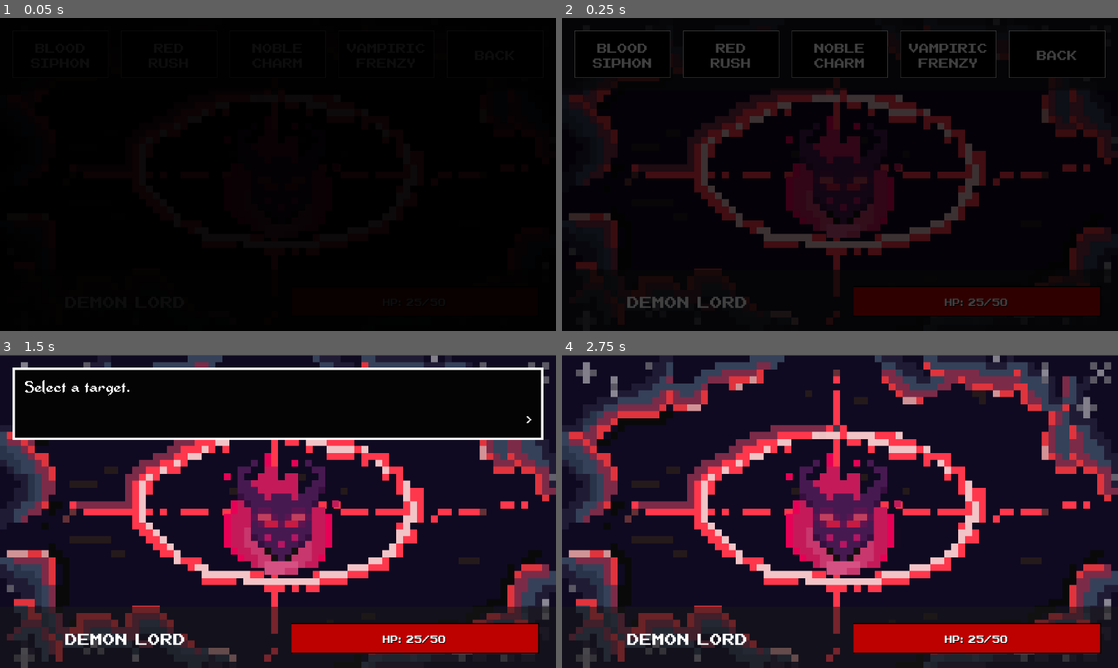
Above: before the commit, frames 1-4 (two rows, left to right).
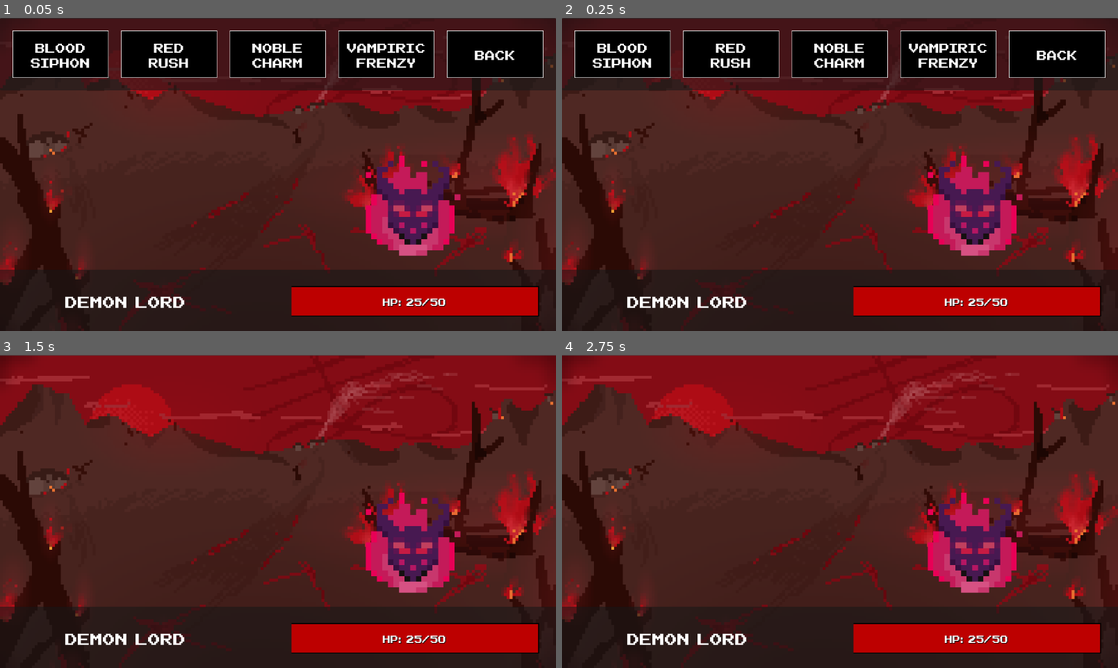
Above: after the commit, the same moments.

Repository: GeMini-220/Diabolic-Lord
Game: Godot game, scene res://MainScenes/battle.tscn
Two runs of this game, one before a commit and one after it. Both use one fixed random seed, a clock stepped at 60 frames per second and the inputs below. This scene is started directly instead of the project's main scene.
Inputs (mouse positions are in pixels of both pictures, inside the frame that each line leads up to):
- Up to frame 1 (0.05 s): no input
- Up to frame 2 (0.25 s): no input
- Up to frame 3 (1.5 s): click "Blood Siphon" at 0.5 s; click (166, 392) at 1.25 s, where only the run before the commit has a clickable "Red Rush"
- Up to frame 4 (2.75 s): tap Enter (ui_accept) at 2, 2.27 s; move the mouse to (962, 495) at 2.02 s; click (962, 495) at 2.17 s

The runs differ from the first frame. In frame 1, 89% of the frame differs, in the area x 0-100%, y 0-100%; in frame 2, 82%; in frame 3, 84%; in frame 4, 84%.
Error before the commit: Invalid assignment of property or key 'value' with value of type 'Nil' on a base object of type 'ProgressBar'. (res://src/battle.gd:113)
Error after the commit: Invalid assignment of property or key 'value' with value of type 'Nil' on a base object of type 'ProgressBar'. (res://src/battle.gd:136)

Commit message:
minor changes
work in progress

Diff:
--- /dev/null
+++ b/MainScenes/EnemySpawn.gd
@@ -0,0 +1,11 @@
+extends VBoxContainer
+
+
+# Called when the node enters the scene tree for the first time.
+func _ready():
+	pass # Replace with function body.
+
+
+# Called every frame. 'delta' is the elapsed time since the previous frame.
+func _process(delta):
+	pass
--- a/MainScenes/battle.tscn
+++ b/MainScenes/battle.tscn
@@ -1,7 +1,7 @@
 [gd_scene load_steps=88 format=3 uid="uid://cmm365jef52ho"]
 
 [ext_resource type="Script" path="res://src/battle.gd" id="1_xbk6v"]
-[ext_resource type="Texture2D" uid="uid://bajpej7cwruxm" path="res://Image/BG-A2.png" id="2_i5jaq"]
+[ext_resource type="Texture2D" uid="uid://bti8snfww6gou" path="res://Image/Battle-V1.png" id="2_okyx3"]
 [ext_resource type="PackedScene" uid="uid://dv2ejdyrw8bpk" path="res://MainScenes/enemy.tscn" id="3_bsfho"]
 [ext_resource type="Resource" uid="uid://ijiac1r710yp" path="res://src/Fighter.tres" id="4_ky74l"]
 [ext_resource type="Resource" uid="uid://djig52rnheww4" path="res://src/Cleric.tres" id="5_avpfh"]
@@ -339,7 +339,7 @@
 "times": PackedFloat32Array(0),
 "transitions": PackedFloat32Array(1),
 "update": 0,
-"values": [Vector2(576, 343)]
+"values": [Vector2(850, 400)]
 }
 
 [sub_resource type="Animation" id="Animation_sd0so"]
@@ -352,10 +352,10 @@
 tracks/0/interp = 2
 tracks/0/loop_wrap = true
 tracks/0/keys = {
-"times": PackedFloat32Array(0, 0.3, 0.7, 2),
-"transitions": PackedFloat32Array(1, 1, 1, 1),
+"times": PackedFloat32Array(0, 2),
+"transitions": PackedFloat32Array(1, 1),
 "update": 0,
-"values": [Vector2(576, 343), Vector2(576, 250), Vector2(576, 343), Vector2(576, -100)]
+"values": [Vector2(850, 400), Vector2(850, 2.08165e-12)]
 }
 
 [sub_resource type="Animation" id="Animation_ipk00"]
@@ -370,7 +370,7 @@
 "times": PackedFloat32Array(0, 1),
 "transitions": PackedFloat32Array(1, 1),
 "update": 0,
-"values": [Vector2(576, -100), Vector2(576, 343)]
+"values": [Vector2(850, 2.08165e-12), Vector2(850, 400)]
 }
 
 [sub_resource type="AnimationLibrary" id="AnimationLibrary_4cudh"]
@@ -621,36 +621,45 @@
 offset_top = 1.0
 offset_right = 1152.0
 offset_bottom = 649.0
-texture = ExtResource("2_i5jaq")
+texture = ExtResource("2_okyx3")
+
+[node name="EnemyContainer" type="HBoxContainer" parent="."]
+top_level = true
+layout_mode = 0
+offset_left = 33.0
+offset_top = 178.0
+offset_right = 718.0
+offset_bottom = 403.0
+alignment = 1
 
 [node name="Enemies" type="Node" parent="."]
 
+[node name="Striker" type="Node" parent="Enemies"]
+
+[node name="Rogue" parent="Enemies/Striker" instance=ExtResource("3_bsfho")]
+position = Vector2(2.08165e-12, 2.08165e-12)
+
+[node name="Mage" parent="Enemies/Striker" instance=ExtResource("3_bsfho")]
+position = Vector2(2.08165e-12, 2.08165e-12)
+enemy = ExtResource("7_luad1")
+
+[node name="Supporter" type="Node" parent="Enemies"]
+
+[node name="Cleric" parent="Enemies/Supporter" instance=ExtResource("3_bsfho")]
+position = Vector2(2.08165e-12, 2.08165e-12)
+enemy = ExtResource("5_avpfh")
+
 [node name="Defender" type="Node" parent="Enemies"]
 
 [node name="Fighter" parent="Enemies/Defender" instance=ExtResource("3_bsfho")]
-position = Vector2(168, 246)
+position = Vector2(2.08165e-12, 2.08165e-12)
 enemy = ExtResource("4_ky74l")
 
-[node name="Striker" type="Node" parent="Enemies"]
-
-[node name="Rogue" parent="Enemies/Striker" instance=ExtResource("3_bsfho")]
-position = Vector2(1000, 246)
-
-[node name="Mage" parent="Enemies/Striker" instance=ExtResource("3_bsfho")]
-position = Vector2(1000, 429)
-enemy = ExtResource("7_luad1")
-
-[node name="Supporter" type="Node" parent="Enemies"]
-
-[node name="Cleric" parent="Enemies/Supporter" instance=ExtResource("3_bsfho")]
-position = Vector2(168, 429)
-enemy = ExtResource("5_avpfh")
-
 [node name="CurrentEnemies" type="Node" parent="."]
 
 [node name="DemonLord" type="AnimatedSprite2D" parent="."]
-position = Vector2(576, 343)
-scale = Vector2(14, 14)
+position = Vector2(850, 400)
+scale = Vector2(11.5334, 11.5334)
 sprite_frames = SubResource("SpriteFrames_o3t5s")
 animation = &"idle"
 
@@ -1210,6 +1219,7 @@
 volume_db = 10.0
 
 [node name="ScreenFade" type="ColorRect" parent="."]
+visible = false
 modulate = Color(0, 0, 0, 1)
 layout_mode = 1
 anchors_preset = 15
--- a/project.godot
+++ b/project.godot
@@ -12,7 +12,7 @@
 
 config/name="OneBossLeft"
 run/main_scene="res://MainScenes/start_menu.tscn"
-config/features=PackedStringArray("4.2", "Forward Plus")
+config/features=PackedStringArray("4.1", "Forward Plus")
 config/icon="res://icon.svg"
 
 [autoload]
--- a/src/battle.gd
+++ b/src/battle.gd
@@ -31,6 +31,26 @@
 @onready var screen_fade_anim = $ScreenFade/ScreenFadeAnimPlayer
 @export var characters = {}
 @onready var fly_away = $DemonLord/FlyAway
+@onready var enemy_container = $EnemyContainer
+
+func fill_enemy_container():
+	var screen_resolution = get_tree().root.content_scale_size # Example: (1152, 648)
+	var num_current_enemies = len(enemies)
+	var max_enemies_per_row = 4
+
+	# Calculate the horizontal and vertical spacing based on the desired number of rows and columns
+	var horizontal_spacing = screen_resolution.x / (max_enemies_per_row + 1)
+	var vertical_spacing = screen_resolution.y / 3  # Dividing by 3 gives us space for two rows at the top
+
+	for i in range(num_current_enemies):
+		enemies[i].get_ready()  # Call any setup procedures necessary for the enemy
+		# Calculate the position for each enemy
+		var x_position = (i % max_enemies_per_row) * horizontal_spacing + horizontal_spacing / 2  # Start slightly to the right
+		var y_position = (i / max_enemies_per_row) * vertical_spacing + vertical_spacing / .5  # Start slightly down
+
+		# Set the enemy's position to these calculated coordinates
+		enemies[i].position = Vector2(x_position, y_position)
+
 
 
 func start_fade_in():
@@ -46,22 +66,24 @@
 
 
 func _ready():
+
 	set_health($PlayerPanel/ProgressBar, State.current_health, State.max_health)
 	State.currentBattle += 1
-	start_fade_in()
 	$DemonLord.play("idle")
+	$BGMusic.play()
 
 	randomize()
 	enemies = choose_random_enemies()
 	all_characters = enemies.duplicate()
 	all_characters.append($DemonLord)
 
-	var screen_resolution = get_tree().root.content_scale_size # (1152, 648)
-	for i in len(enemies):
-		enemies[i].get_ready()
-		enemies[i].position = Vector2(screen_resolution.x / (num_current_enemies + 1) * (i + 1), screen_resolution.y / 2)
+
+	fill_enemy_container()
+#	var screen_resolution = get_tree().root.content_scale_size # (1152, 648)
+#	for i in len(enemies):
+#		enemies[i].get_ready()
+#		enemies[i].position = Vector2(screen_resolution.x / (num_current_enemies + 1) * (i + 1), screen_resolution.y / 2)
 		# temporary alignment of enemies
-	#Enable/Disable buttons based on if skill is obtained
 
 	$ActionsPanel.hide()
 	$SpellsPanel.hide()
@@ -73,6 +95,7 @@
 	display_text("This is the final battle!")
 	await self.textbox_closed
 	await process()
+
 
 func choose_random_enemies():
 	for e in $CurrentEnemies.get_children():
@@ -523,7 +546,7 @@
 
 #VAMP LORD SKILLS 356-720
 func life_steal(damage: int):
-	State.current_health += damage
+	State.current_health += damage * .25
 	if State.current_health > State.max_health:
 		State.current_health = State.max_health
 
@@ -777,7 +800,7 @@
 	var num_targets_to_select = min(available_targets.size(), max_targets)
 
 	for i in range(num_targets_to_select):
-		display_text("Select target %d of %d for the ability." % [i + 1, num_targets_to_select])
+#		display_text("Select target %d of %d for the ability." % [i + 1, num_targets_to_select])
 		await select_enemy()
 		if target != null:
 			selected_targets.append(target)
@@ -807,13 +830,14 @@
 		return
 
 	$InfernoSpellsPanel.hide()
-
+	display_text("Select two targets for fire rain.")
+	await self.textbox_closed
 	# Use the new function to select up to 2 targets
 	var targets = await select_multiple_targets(2)
 
 	# Apply Fire Rain effects to the selected targets
 	for target in targets:
-		var fire_rain_damage = floor(Boss_damage * randf_range(0.8, 1.1)) # Adjust range as desired
+		var fire_rain_damage = floor(Boss_damage * randf_range(0.4, 0.8)) # Adjust range as desired
 		$FireRainSound.play()
 		target.took_damage(fire_rain_damage)
 		target.DOT += floor(Boss_damage * 0.25) # Apply one stack of DOT immediately
@@ -825,7 +849,7 @@
 			display_text("You killed the %s!" % target.name)
 			await self.textbox_closed
 			enemies.erase(target)  # Remove the target from the enemies list
-			await check_win()
+	await check_win()
 	fire_rain_cd = 3  # Set the ability's cooldown
 	emit_signal("action_taken")
 
@@ -855,7 +879,7 @@
 			display_text("You killed the %s!" % target.name)
 			await self.textbox_closed
 			enemies.erase(target)  # Remove the target from the enemies list
-			await check_win()
+		await check_win()
 
 	meteor_cd = 3  # Set the ability's cooldown
 	emit_signal("action_taken")
--- a/src/start_menu.gd
+++ b/src/start_menu.gd
@@ -28,7 +28,6 @@
 	screen_fade_anim.play("fade_out")
 	await screen_fade_anim.animation_finished
 	if is_packed_scene:
-		var scene = battle_scene
 		get_tree().change_scene_to_packed(battle_scene)
 	else:
 		get_tree().change_scene_to_file(next_scene_path)
Binary file added: Image/Battle-V1.png
Not shown, added: Image/Battle-V1.png.import
Binary file added: Image/Screenshot 2024-02-23 at 2.48.20 AM.png
Not shown, added: Image/Screenshot 2024-02-23 at 2.48.20 AM.png.import
Not shown: 1 places in MainScenes/battle.tscn that only renumber resources
Not shown: 1 places in MainScenes/campfire.tscn that only renumber resources
